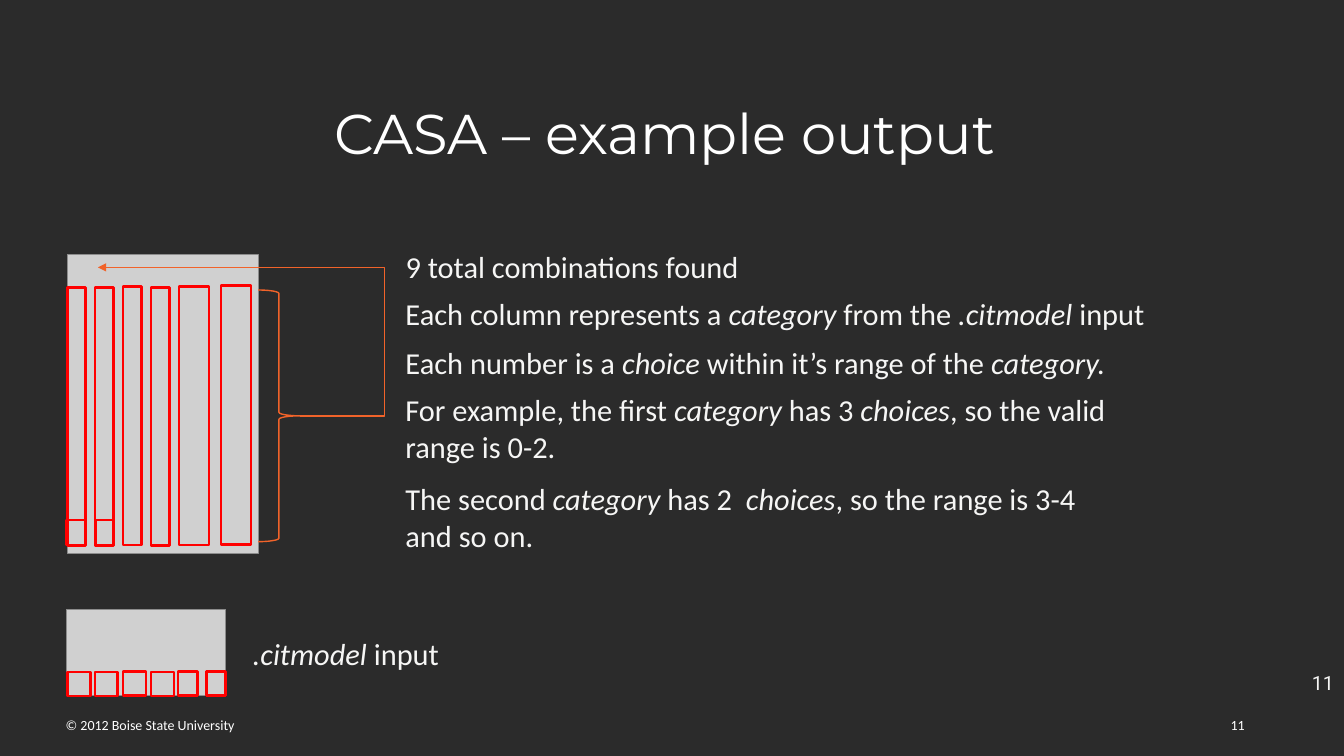
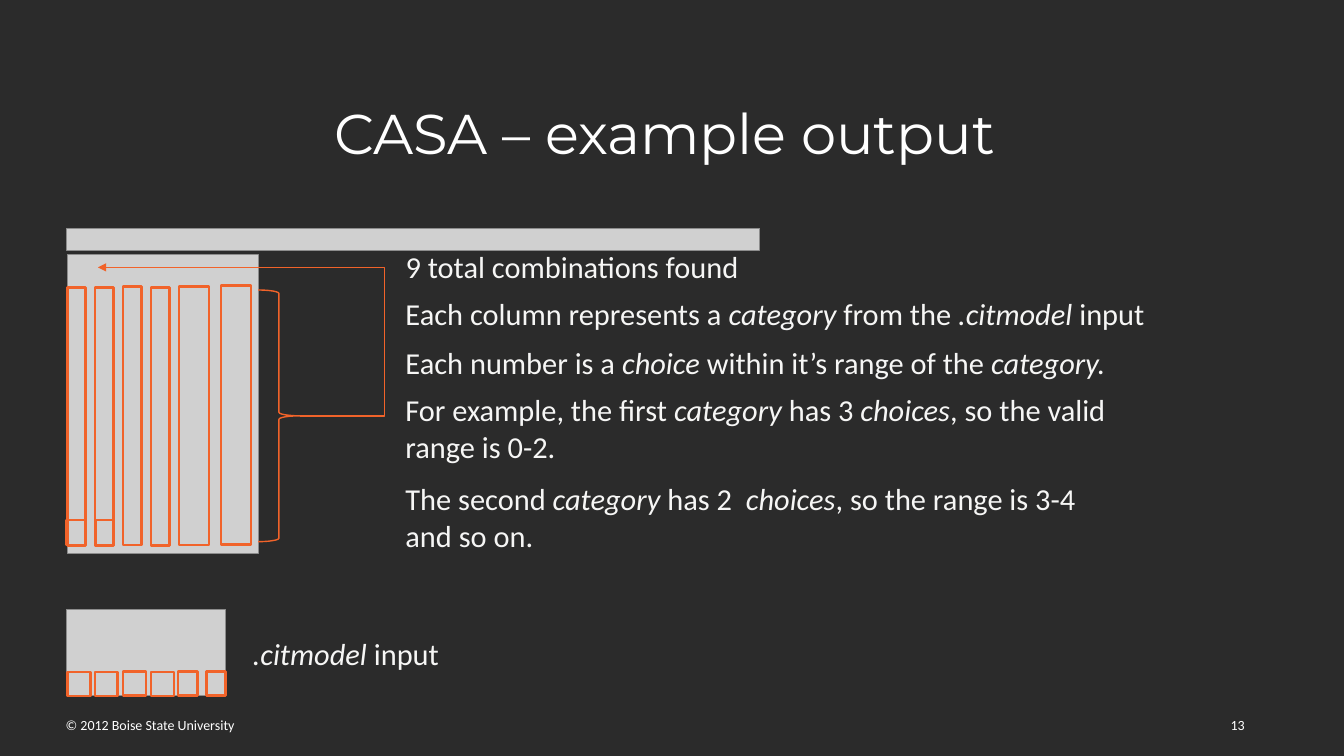
Before and after one commit to Panik-Kontrol/MastersProject, a slide deck: slide 13 of BoiseState_project_proposal.pptx (slide 11 before the commit). Drawn at 1344x756 pixels with LibreOffice and Linux fonts; fonts in the diff are those of the drawing; grey boxes stand for pictures; background and template pictures are left out; a plain dark background stands for a picture behind light text. Boxes give left, top, right and bottom in pixels: in the first picture for what was removed or moved away, otherwise in the second. Text is boxed around its words. In the diff, an @@ line names an element or a change of style, - is before the commit and + after.

```diff
--- a/BoiseState_project_proposal.pptx
+++ b/BoiseState_project_proposal.pptx
@@ picture added at [67,228,760,250] @@
@@ outline #FF0000 2 pt to #F1632A 2 pt in 14 elements at [68,287,86,545], [68,673,91,697], [95,287,113,545], [95,673,118,697], [123,286,141,544], [123,671,146,696], [151,287,169,545], [151,673,174,697], [179,286,210,544], [178,671,198,696], [221,285,251,543], [207,671,226,696], [67,520,85,545], [95,520,113,545] @@
@@ page number removed at [1312,676,1334,690] @@
-11
@@ page number at [1231,721,1245,730]: text changed @@
-11
+13
```
Also in this commit, not shown: 12 other slides changed, 3 slides added.
